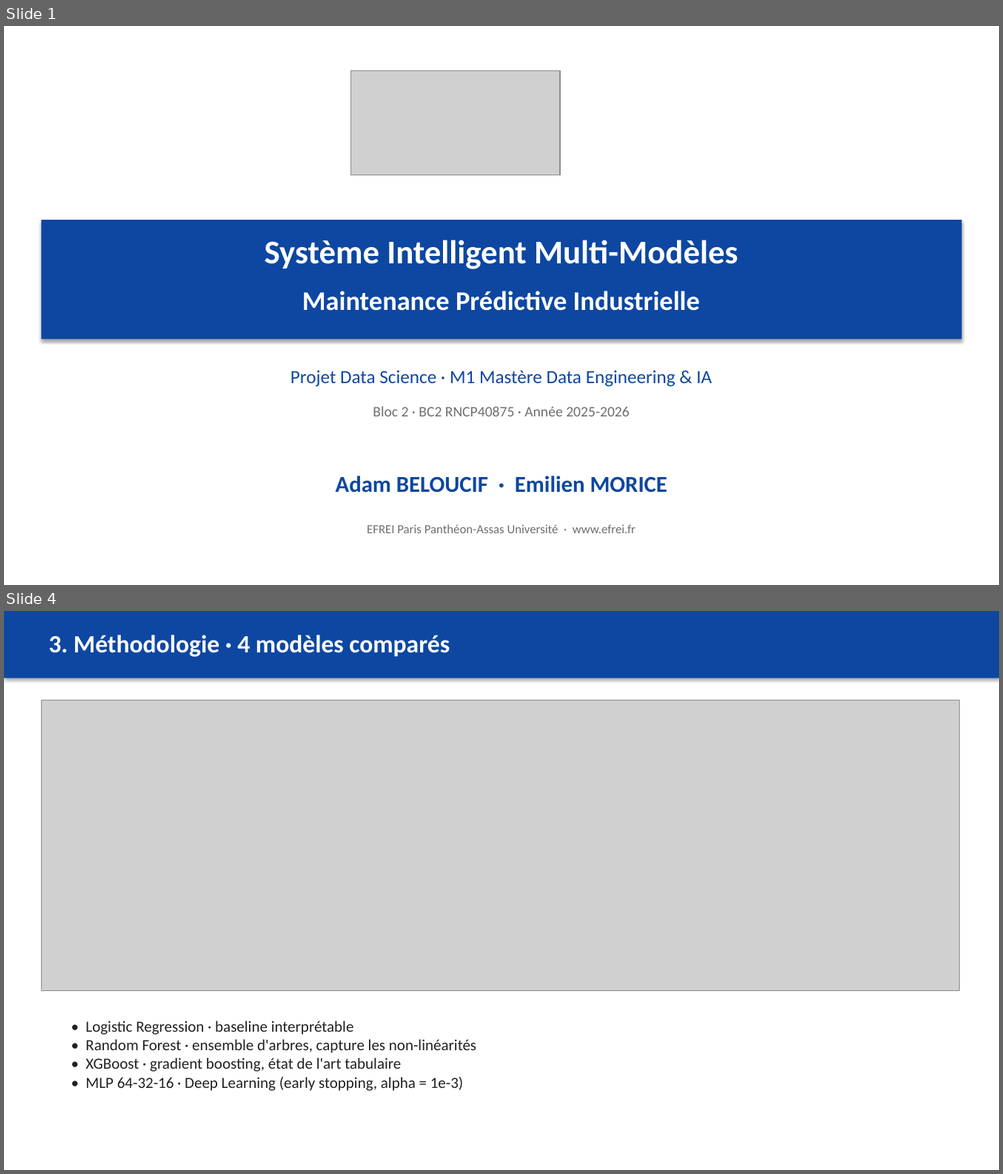
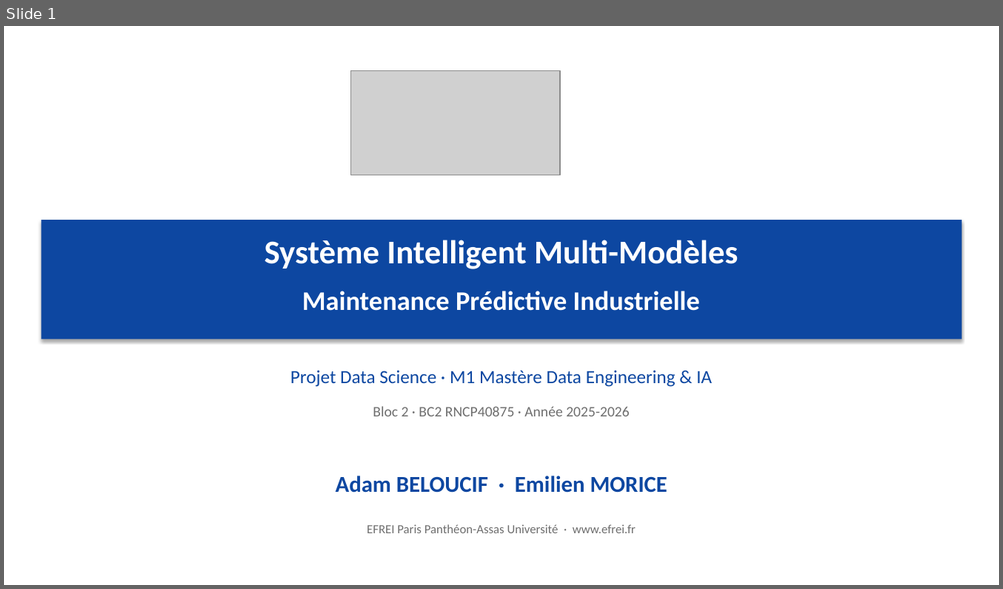
Before and after one commit to Adam-Blf/maintenance-predictive-industrielle, a slide deck: reports/presentation.pptx. Shown one above the other, each under a label of ours: slides 1 and 4 before the commit, slide 1 after it; the slides between them are not shown. The pictures are 1003x1174 and 1003x589 pixels, drawn with LibreOffice and Linux fonts; fonts in the diff are those of the drawing; grey boxes stand for pictures. Boxes give left, top, right and bottom in pixels: in the first picture for what was removed or moved away, otherwise in the second. Text is boxed around its words. In the diff, an @@ line names an element or a change of style, - is before the commit and + after.

```diff
--- a/reports/presentation.pptx
+++ b/reports/presentation.pptx
@@ slide 4 removed at <box>4,611,999,1170</box>, background #FFFFFF @@
@@ rectangle removed at <box>4,611,999,678</box> @@
@@ text removed at <box>48,635,449,657</box> @@
-3. Méthodologie · 4 modèles comparés
@@ picture removed at <box>41,701,959,991</box> @@
@@ text removed at <box>85,1021,476,1091</box> @@
-• Logistic Regression · baseline interprétable
-• Random Forest · ensemble d'arbres, capture les non-linéarités
-• XGBoost · gradient boosting, état de l'art tabulaire
-• MLP 64-32-16 · Deep Learning (early stopping, alpha = 1e-3)
```
Also in this commit, not shown: 7 slides changed, 16 slides added, 2 other slides removed, 13 other files.
